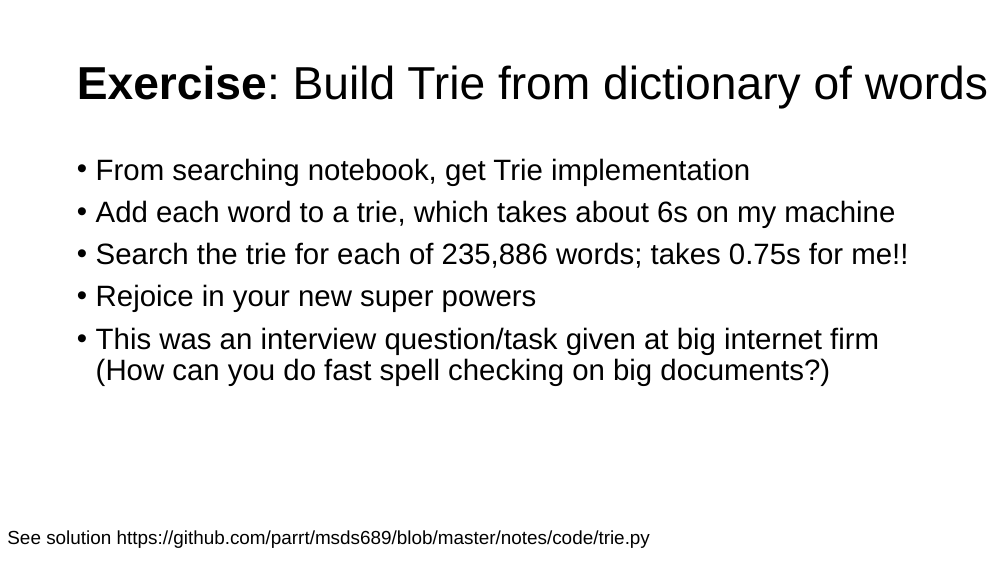
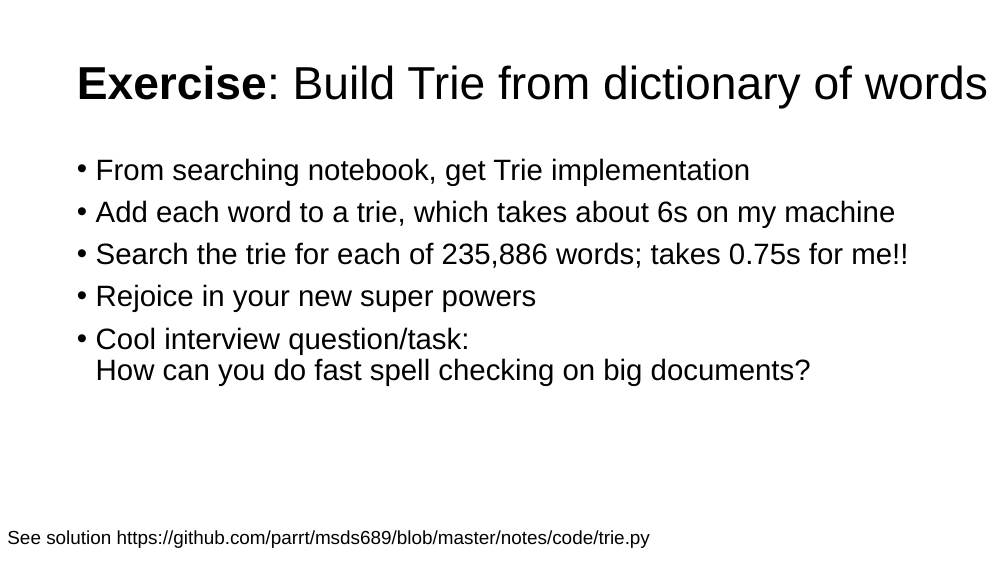
Before and after one commit to parrt/msds689, a slide deck: slide 16 of notes/searching.pptx. Drawn at 1008x567 pixels with LibreOffice and Linux fonts; fonts in the diff are those of the drawing; background and template pictures are left out. Boxes give left, top, right and bottom in pixels: in the first picture for what was removed or moved away, otherwise in the second. Text is boxed around its words. In the diff, an @@ line names an element or a change of style, - is before the commit and + after.

```diff
--- a/notes/searching.pptx
+++ b/notes/searching.pptx
@@ text at bbox=[96, 327, 811, 386]: text changed @@
-• This was an interview question/task given at big internet firm
-  (How can you do fast spell checking on big documents?)
+• Cool interview question/task:
+  How can you do fast spell checking on big documents?
```
Also in this commit, not shown: 7 other slides changed, 1 slide added, 8 other files.
